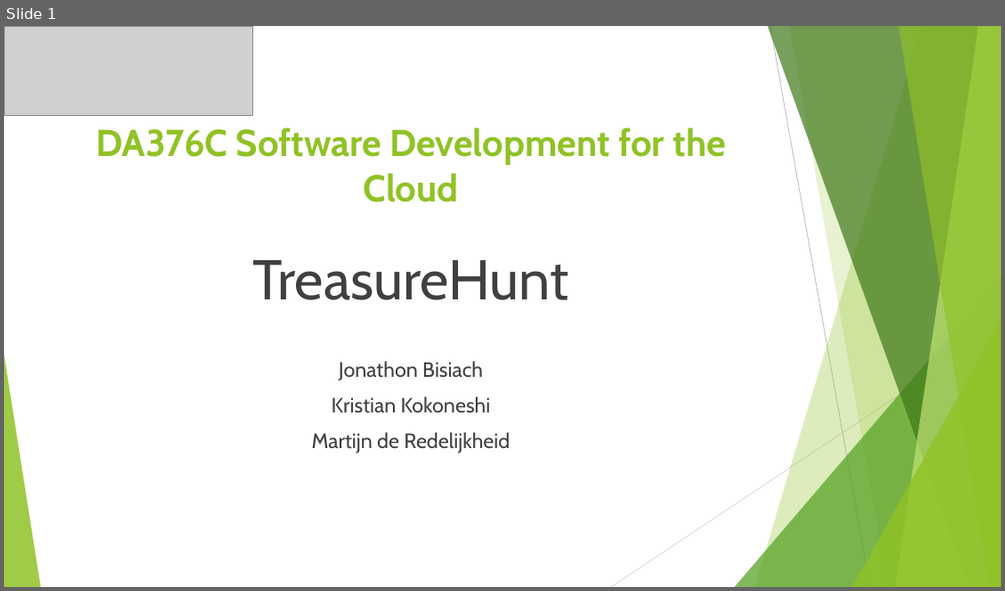
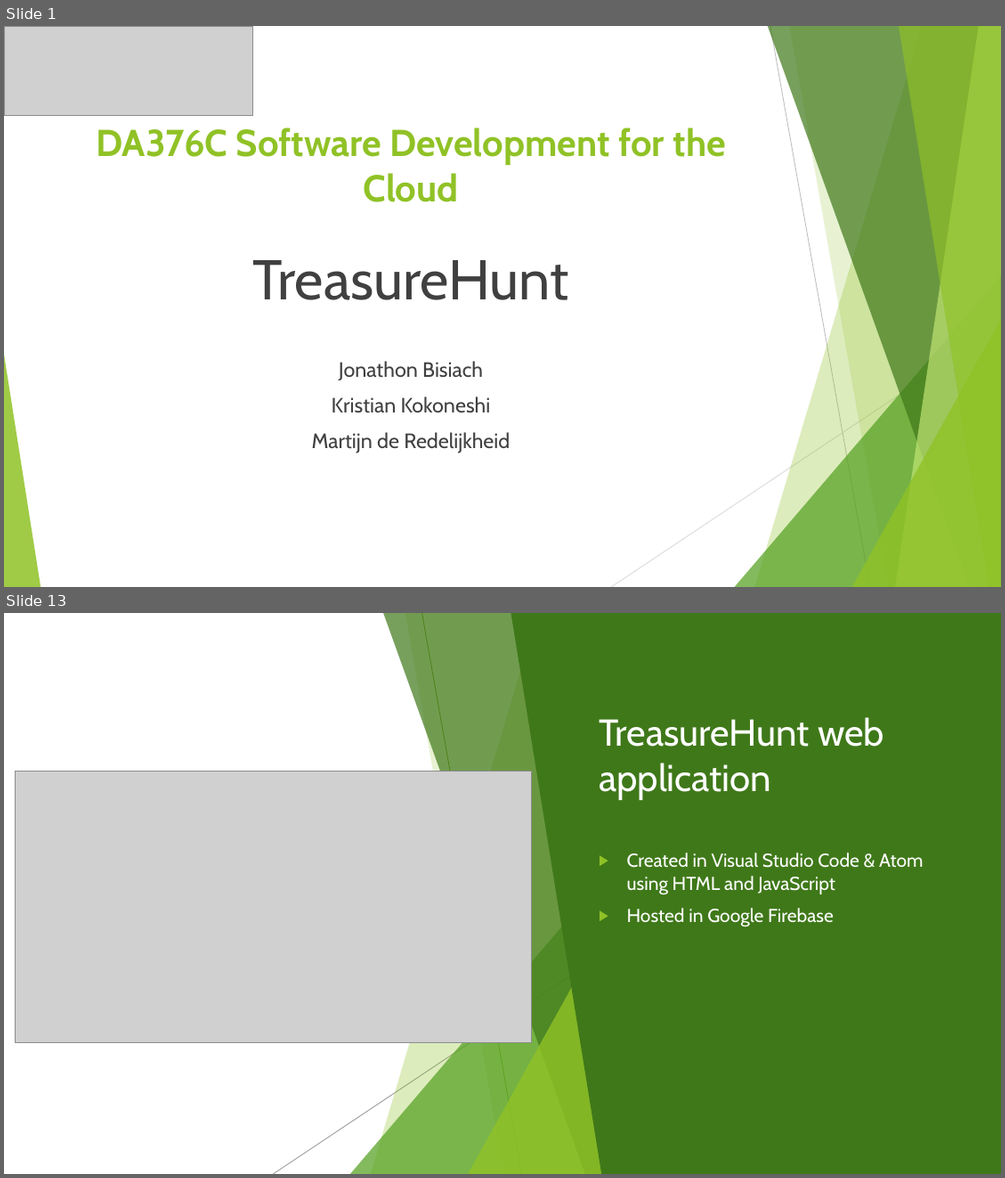
Before and after one commit to Martijn152/Cloud-Project-2020, a slide deck: Project report and presentation/TreasureHunt_Presentation.pptx. Shown one above the other, each under a label of ours: slide 1 before the commit, slides 1 and 13 after it; the slides between them are not shown. The pictures are 1005x591 and 1005x1178 pixels, drawn with LibreOffice and Linux fonts; fonts in the diff are those of the drawing; grey boxes stand for pictures. Boxes give left, top, right and bottom in pixels: in the first picture for what was removed or moved away, otherwise in the second. Text is boxed around its words. In the diff, an @@ line names an element or a change of style, - is before the commit and + after.

```diff
--- a/Project report and presentation/TreasureHunt_Presentation.pptx
+++ b/Project report and presentation/TreasureHunt_Presentation.pptx
@@ slide 13 added at (4, 613, 1001, 1174), background #FFFFFF; not listed: 10 template elements that a slide beside it also shows @@
@@ rectangle added at (4, 613, 1001, 1174), fill #FFFFFF @@
@@ freeform shape added at (371, 613, 616, 1174), fill #90C226 at 30% opacity @@
@@ freeform shape added at (383, 613, 616, 1174), fill #3F7819 at 70% opacity @@
@@ freeform shape added at (404, 613, 616, 1174), fill #90C226 at 20% opacity @@
@@ line added from (422, 613) to (521, 1174), #6C921D 0.75 pt @@
@@ freeform shape added at (511, 613, 1001, 1174), fill #3F7819 @@
@@ title added at (599, 717, 884, 800), 36 pt, text #FFFFFF @@
+TreasureHunt web application
@@ picture added at (15, 771, 531, 1042) @@
@@ text added at (627, 852, 922, 927), 18 pt, text #FFFFFF @@
+▶ Created in Visual Studio Code & Atom using HTML and JavaScript
+▶ Hosted in Google Firebase
@@ triangle added at (350, 862, 616, 1174), fill #54A021 at 72% opacity @@
@@ line added from (663, 915) to (273, 1174), #808080 0.75 pt @@
@@ triangle added at (468, 907, 616, 1174), fill #90C226 at 80% opacity @@
```
Also in this commit, not shown: 15 other slides added, 1 slide removed, 31 other files.
